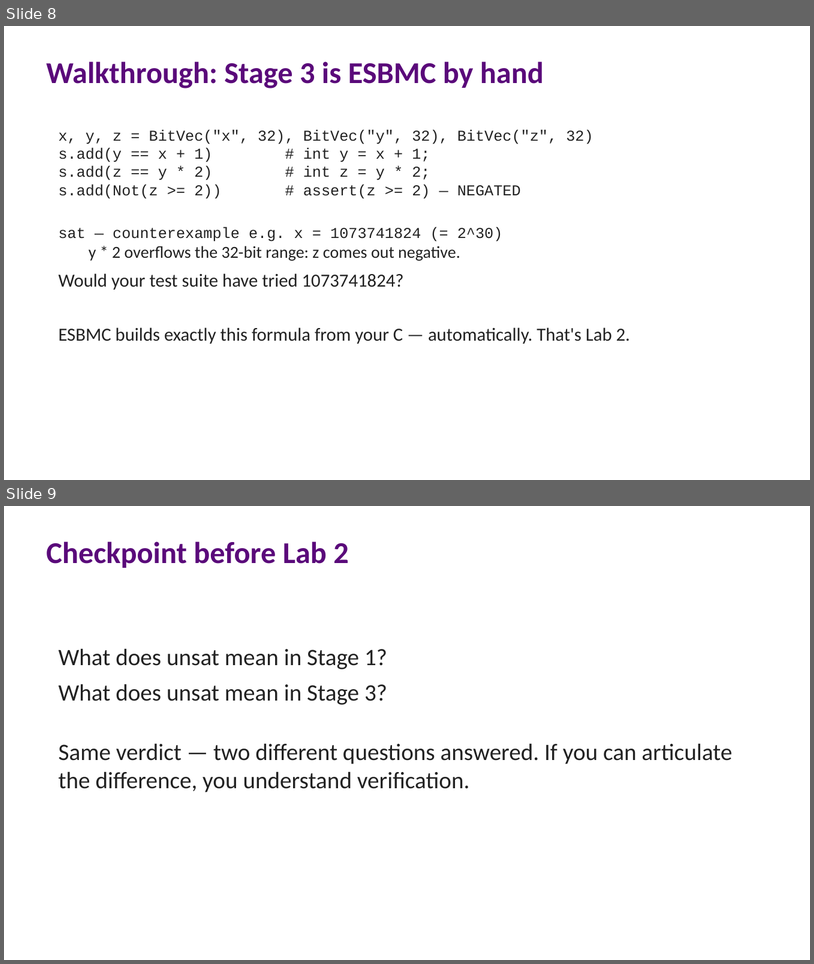
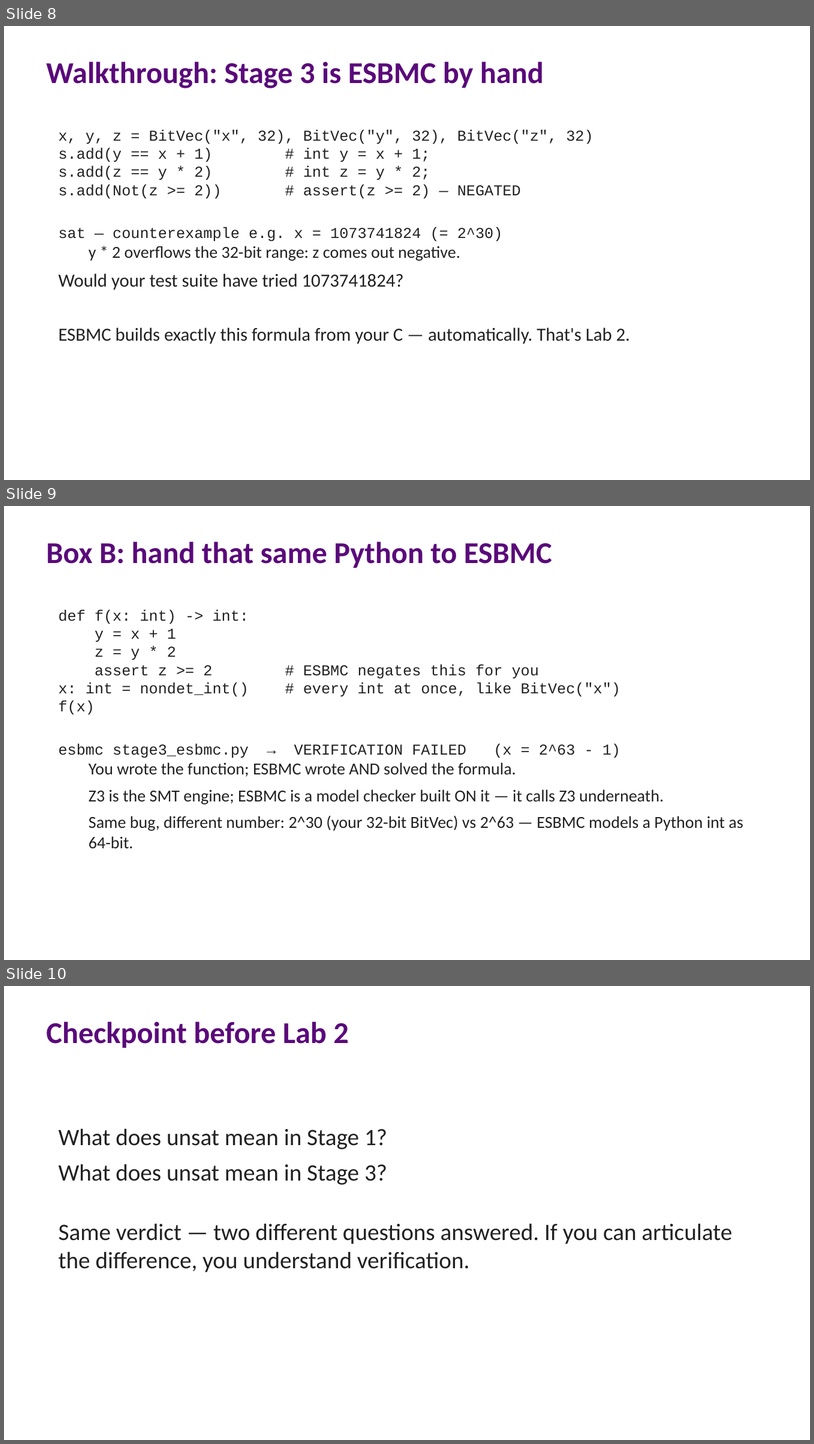
Before and after one commit to lucasccordeiro/unifei, a slide deck: slides/session2/01-session2-hands-on.pptx. Shown one above the other, each under a label of ours: slides 8 and 9 before the commit, slides 8, 9 and 10 after it. The pictures are 814x964 and 814x1444 pixels, drawn with LibreOffice and Linux fonts; fonts in the diff are those of the drawing. Boxes give left, top, right and bottom in pixels: in the first picture for what was removed or moved away, otherwise in the second. Text is boxed around its words. In the diff, an @@ line names an element or a change of style, - is before the commit and + after.

```diff
--- a/slides/session2/01-session2-hands-on.pptx
+++ b/slides/session2/01-session2-hands-on.pptx
@@ slide 9 added at box(4, 506, 810, 960), background #FFFFFF @@
@@ text added at box(46, 541, 552, 568), 36 pt, text #5A0A7A, bold @@
+Box B: hand that same Python to ESBMC
@@ text added at box(59, 609, 743, 848), 20 pt, text #212121 @@
+def f(x: int) -> int:
+y = x + 1
+z = y * 2
+assert z >= 2 # ESBMC negates this for you
+x: int = nondet_int() # every int at once, like BitVec("x")
+f(x)
+esbmc stage3_esbmc.py → VERIFICATION FAILED (x = 2^63 - 1)
+  You wrote the function; ESBMC wrote AND solved the formula.
+  Z3 is the SMT engine; ESBMC is a model checker built ON it — it calls Z3 underneath.
+  Same bug, different number: 2^30 (your 32-bit BitVec) vs 2^63 — ESBMC models a Python int as 64-bit.
@@ what was slide 9 is now slide 10 @@
```
Also in this commit, not shown: 2 slides changed, 9 other files.
